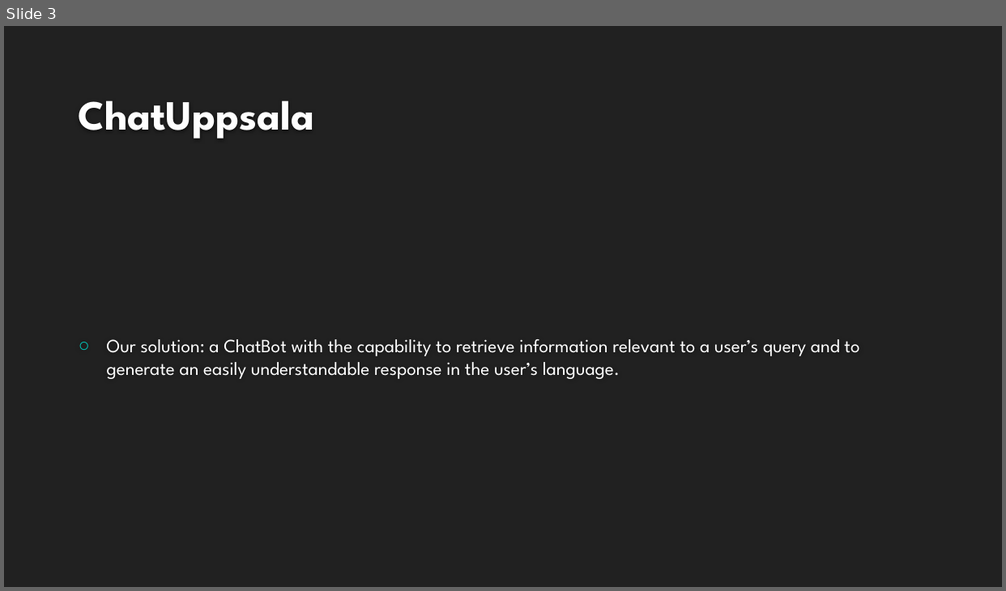
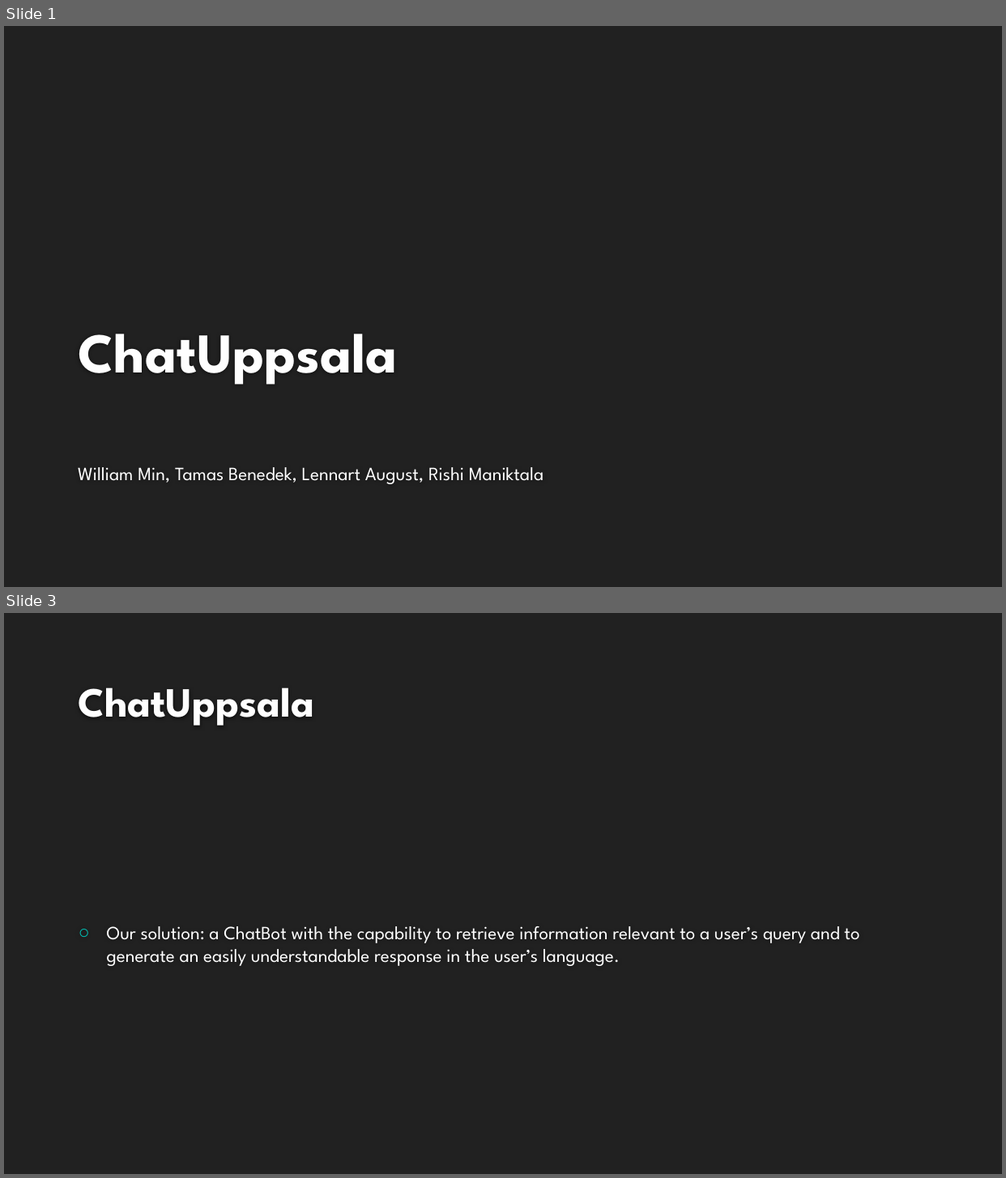
Before and after one commit to minw1/Uppsala-Hackathon, a slide deck: presentation.pptx. Shown one above the other, each under a label of ours: slide 3 before the commit, slides 1 and 3 after it; the slides between them are not shown. The pictures are 1006x591 and 1006x1178 pixels, drawn with LibreOffice and Linux fonts; fonts in the diff are those of the drawing; background and template pictures are left out. Boxes give left, top, right and bottom in pixels: in the first picture for what was removed or moved away, otherwise in the second. Text is boxed around its words. In the diff, an @@ line names an element or a change of style, - is before the commit and + after.

```diff
--- a/presentation.pptx
+++ b/presentation.pptx
@@ slide 1 added at bbox=[4, 26, 1002, 587], background #212121 @@
@@ title added at bbox=[78, 334, 397, 385], 54 pt, text #FEFEFE, bold @@
+ChatUppsala
@@ subtitle added at bbox=[78, 467, 543, 484], 18 pt, text #FFFFFF @@
+William Min, Tamas Benedek, Lennart August, Rishi Maniktala
```
Also in this commit, not shown: 2 slides changed, 1 other slide added, 1 slide removed.
